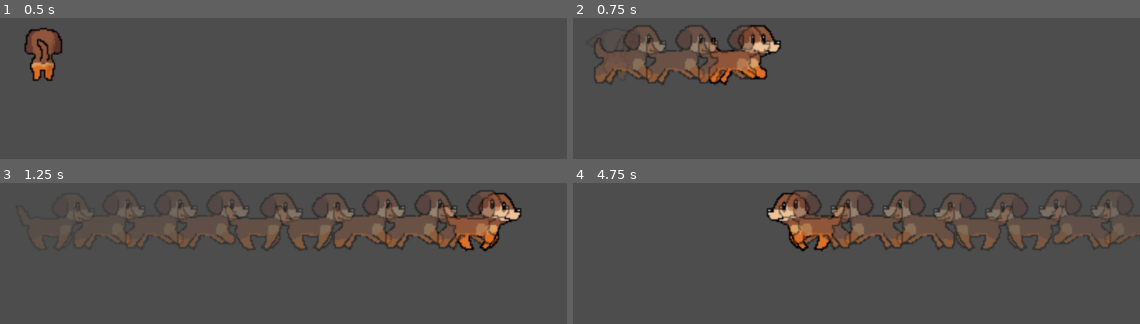
Above: before the commit, frames 1-4 (two rows, left to right).
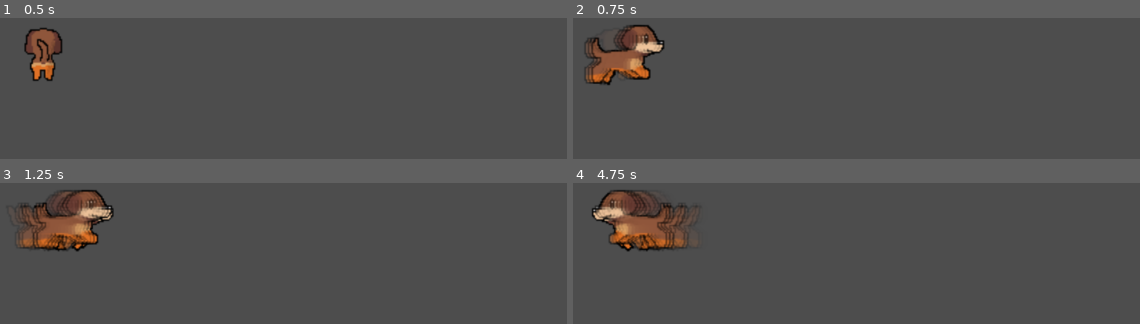
Above: after the commit, the same moments.

Repository: WOCae/dog
Game: Godot game, scene res://dog.tscn
Same seed, same stepped clock (60 frames per second), same inputs: the game is played once before the commit and once after it.
Inputs:
- Up to frame 1 (0.5 s): no input
- Up to frame 2 (0.75 s): hold Right (ui_right) from 0.53 s (still down); tap Space (ui_select) at 0.6 s
- Up to frame 3 (1.25 s): keep holding Right (ui_right); tap Space (ui_select) at 0.77, 1.07 s
- Up to frame 4 (4.75 s): release Right (ui_right) at 1.28 s; hold Down (ui_down) 1.28-2.03 s; tap Space (ui_select) at 1.35, 1.52, 1.82, 2.1, 2.85, 3.02, 3.32, 3.6, 3.77, 4.07, 4.35, 4.52 s; hold Right (ui_right) 2.03-2.78 s; hold Up (ui_up) 2.78-3.53 s; hold Left (ui_left) from 3.53 s (still down)

Frame 1 is identical in both runs. In frame 2, 9.0% of the frame differs, in the area x 2-37%, y 4-48%; in frame 3, 16%, in the area x 2-93%, y 4-49%; in frame 4, 16%.
Error after the commit: Attempt to call function 'add_child' in base 'null instance' on a null instance. (res://dog.gd:110)

Commit message:
Update dog.gd

Diff:
--- a/dog.gd
+++ b/dog.gd
@@ -1,6 +1,23 @@
 extends Area2D
 
-const SPEED := 15.0
+const SPEED := 1.0
+
+
+#ボールの出力
+@export var speed = 15
+@export var Shotcnt = 0.1 #射出間隔
+@export var ShotSpeed = 1000 #速度
+var cnt = 0
+const Ball = preload("res://ball.tscn") #ballシーンのプリロード
+
+var rotation1:float
+enum RState {
+upleft,
+upRight,
+downRight,
+downleft,
+}
+var current_RState = RState.upleft
 
 func _ready() -> void:
 	position = Vector2(400,500)	 #初期位置
@@ -10,25 +27,37 @@
 	#$AnimatedSprite2D.animation = &"walk"
 	#$AnimatedSprite2D.play()
 	var velocity = Vector2.ZERO
+	var flagsum:String
+	var flagup:String
+	var flagdown:String
+	var flagleft:String
+	var flagright:String
 	if Input.is_action_pressed("ui_left"):
 		velocity.x -= 1*delta
 		$AnimatedSprite2D.animation = &"walk"
 		$AnimatedSprite2D.flip_h = false
 		diretFlag = 1
-
+		rotation1 = 270
+		flagleft = "1"
 	if Input.is_action_pressed("ui_right"):
 		velocity.x += 1*delta
 		$AnimatedSprite2D.animation = &"walk"
 		$AnimatedSprite2D.flip_h = true
 		diretFlag = 2
+		rotation1 = 90
+		flagright = "2"
 	if Input.is_action_pressed("ui_up"):
 		velocity.y -= 1*delta
 		$AnimatedSprite2D.animation = &"up"
 		diretFlag = 3
+		rotation1 = 0
+		flagup = "3"
 	if Input.is_action_pressed("ui_down"):
 		velocity.y += 1*delta
 		$AnimatedSprite2D.animation = &"down"
 		diretFlag = 4
+		rotation1 = 180
+		flagdown = "4"
 
 	position += velocity.normalized() * SPEED
 	$AnimatedSprite2D.play()
@@ -40,11 +69,51 @@
 		posi = position
 		state = eState.RUN
 
+	#斜め判定
+	flagsum = flagleft + flagright + flagup + flagdown
+	print(flagsum)
+
+	if "1" in flagsum && "3" in flagsum  :
+		current_RState = RState.upleft
+		rotation1 = 315
+
+	if "2" in flagsum && "3" in flagsum  :
+		current_RState = RState.upRight
+		rotation1 = 45
+
+	if "2" in flagsum && "4" in flagsum  :
+		current_RState = RState.downRight
+		rotation1 = 135
+
+	if "1" in flagsum && "4" in flagsum  :
+		current_RState = RState.downleft
+		rotation1 = 225
+
+
+	#弾の発射
+	if Input.is_action_pressed(("ui_select")):
+
+	#ballを作成する　スペースを押すとボールが作成されます。
+		cnt += delta
+		if cnt > Shotcnt:
+			cnt -= Shotcnt
+
+			# ball
+			var Ball = Ball.instantiate()
+			Ball.position = position
+
+			# ballの位置と速度,角度
+			Ball.start(position.x, position.y, ShotSpeed,rotation1)
+
+			#ルートにインスタンスを追加
+			var mainNode = get_owner()
+			mainNode.add_child(Ball)
+			#add_child(Ball)
+
 	#残像の呼び出し
 	read_ghost()
 
 #残像の設定
-
 var FreqNum:int = 5 #残像の表示頻度 2:多い　10:少ない
 
 #dogの状態
